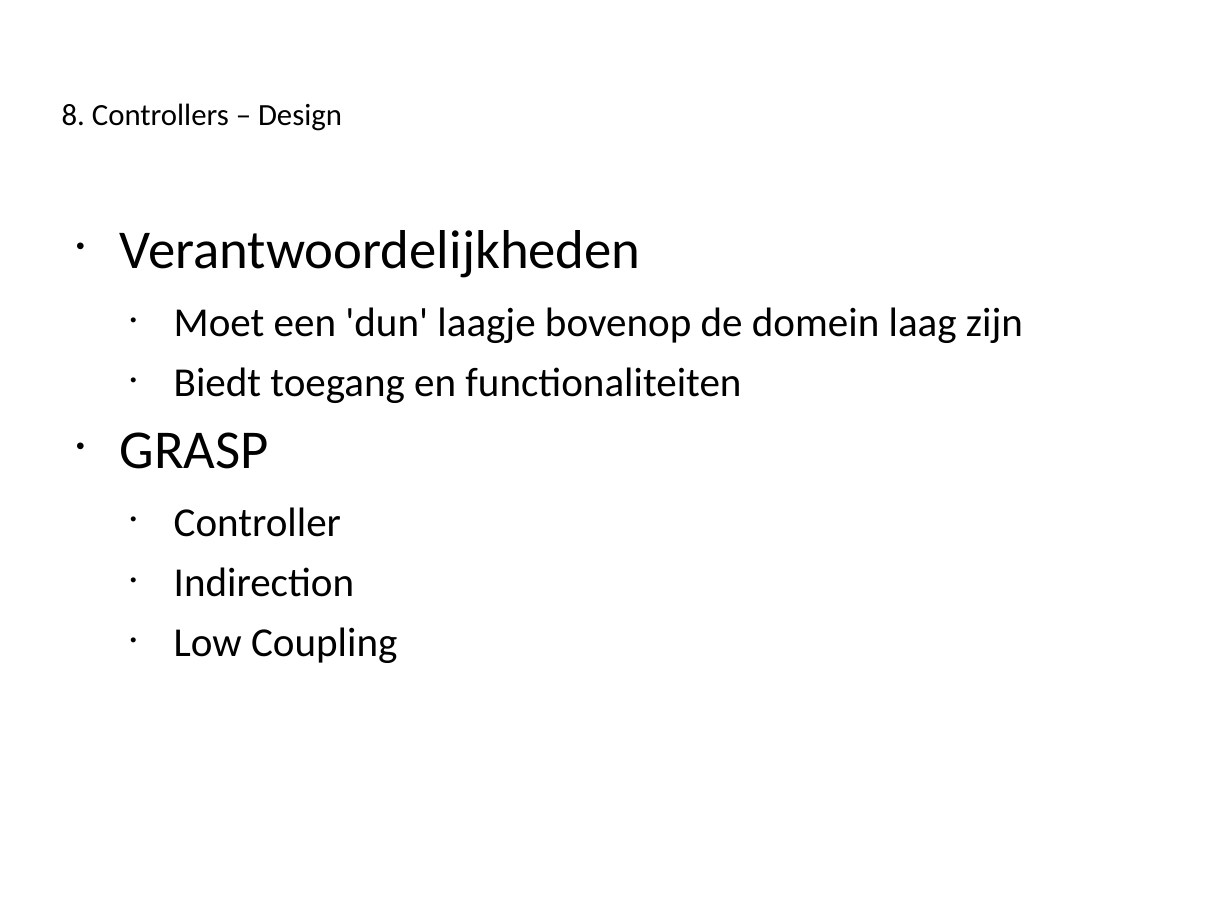
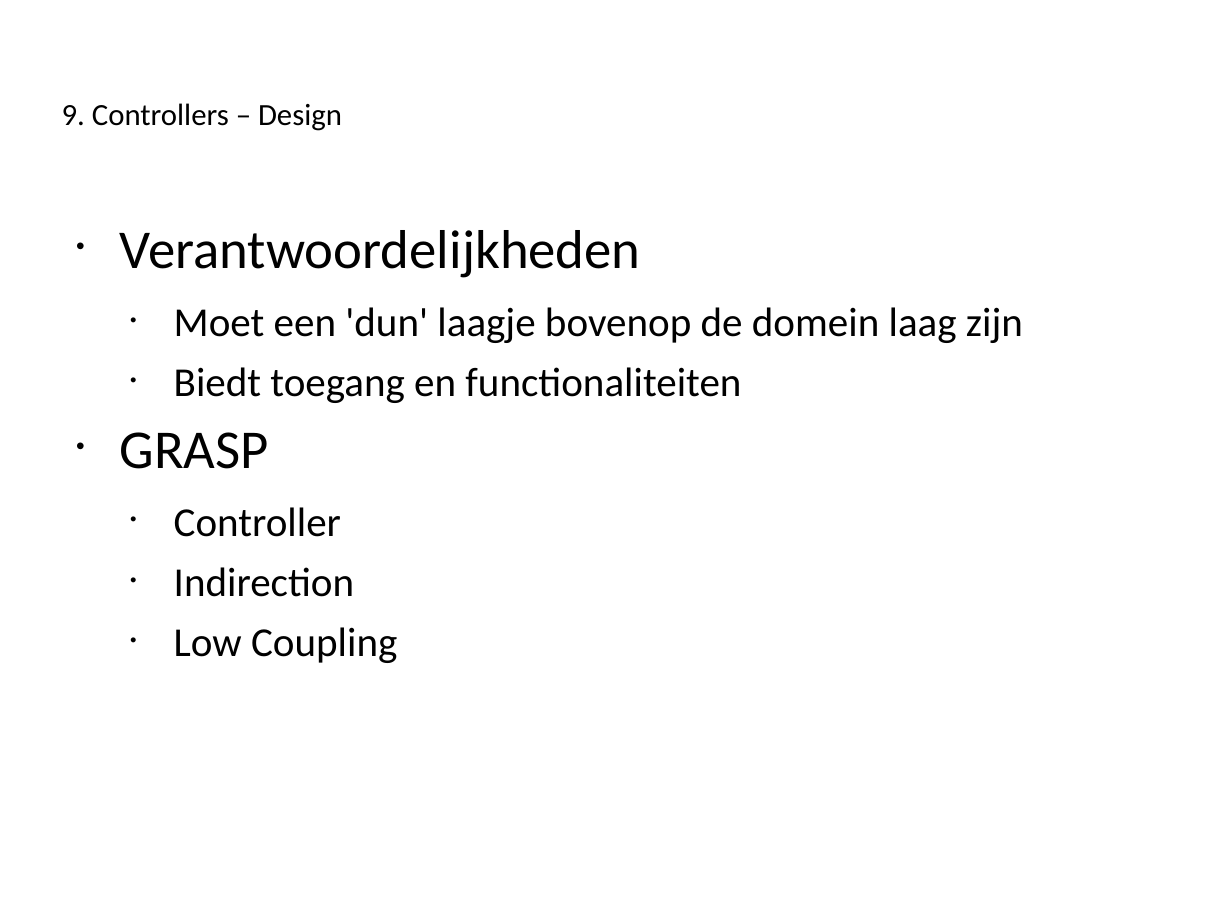
Before and after one commit to Novarg1/SWOP21, a slide deck: slide 25 of presentatie/Presentatie_Iteratie3_aanpassingenWonne21h59.ppt (slide 22 before the commit). Drawn at 1232x924 pixels with LibreOffice and Linux fonts; fonts in the diff are those of the drawing. Boxes give left, top, right and bottom in pixels: in the first picture for what was removed or moved away, otherwise in the second. Text is boxed around its words. In the diff, an @@ line names an element or a change of style, - is before the commit and + after.

```diff
--- a/presentatie/Presentatie_Iteratie3_aanpassingenWonne21h59.ppt
+++ b/presentatie/Presentatie_Iteratie3_aanpassingenWonne21h59.ppt
@@ title at <box>62,103,342,131</box>: text changed @@
-8. Controllers – Design
+9. Controllers – Design
```
Also in this commit, not shown: 18 other slides changed, 1 slide added.
